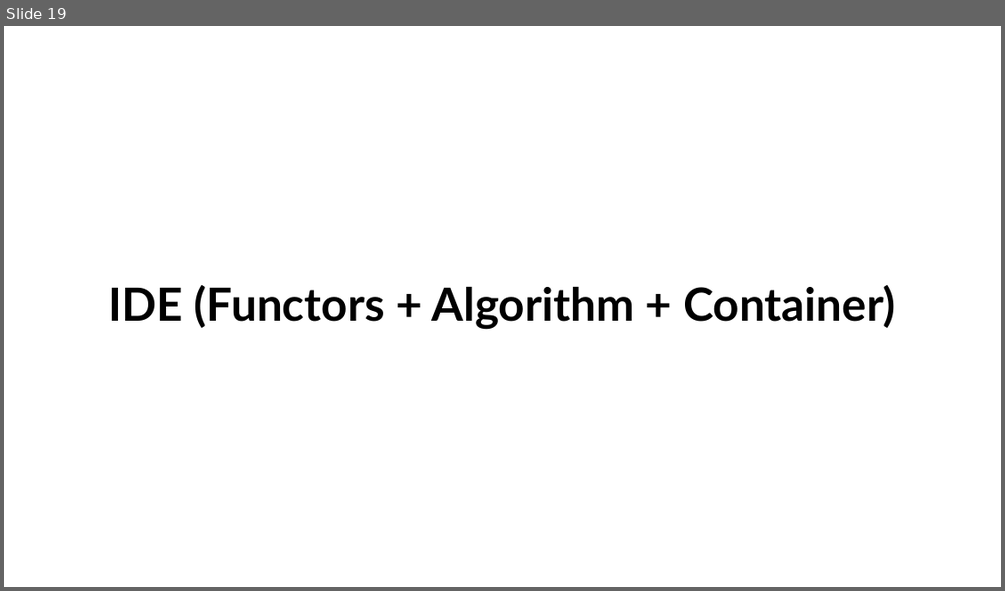
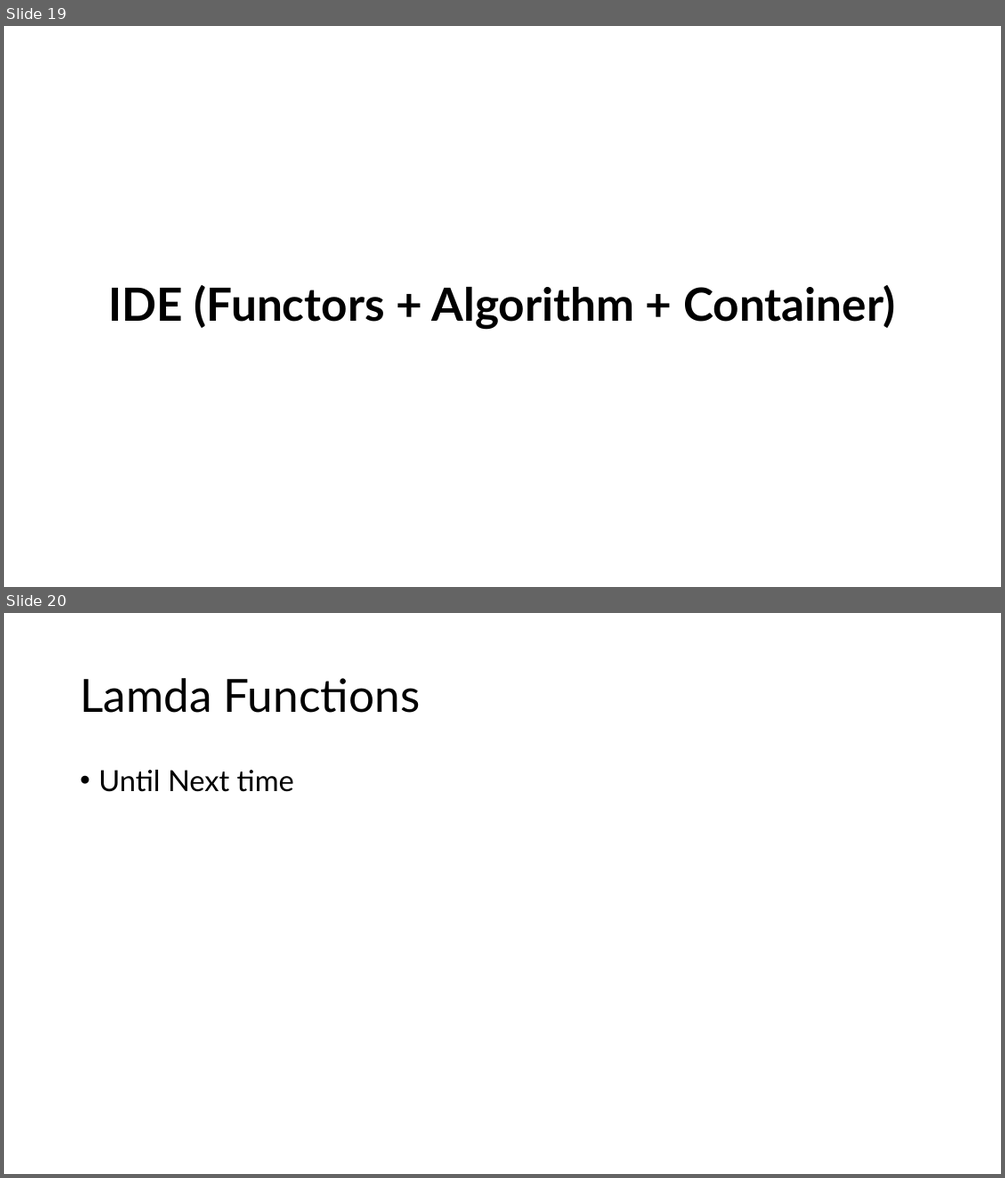
Before and after one commit to muazzamaqeel/Unversity-ComputerScience, a slide deck: C++/Tutoring/Lectures/WS-24/STL/STL.pptx. Shown one above the other, each under a label of ours: slide 19 before the commit, slides 19 and 20 after it. The pictures are 1005x591 and 1005x1178 pixels, drawn with LibreOffice and Linux fonts; fonts in the diff are those of the drawing. Boxes give left, top, right and bottom in pixels: in the first picture for what was removed or moved away, otherwise in the second. Text is boxed around its words. In the diff, an @@ line names an element or a change of style, - is before the commit and + after.

```diff
--- a/C++/Tutoring/Lectures/WS-24/STL/STL.pptx
+++ b/C++/Tutoring/Lectures/WS-24/STL/STL.pptx
@@ slide 20 added at [4,613,1001,1174], background #FFFFFF @@
@@ title added at [80,678,420,713], 44 pt, text #000000 @@
+Lamda Functions
@@ text added at [98,770,294,792], 28 pt, text #000000 @@
+• Until Next time
```
Also in this commit, not shown: 1 slide removed, 1 other file.
